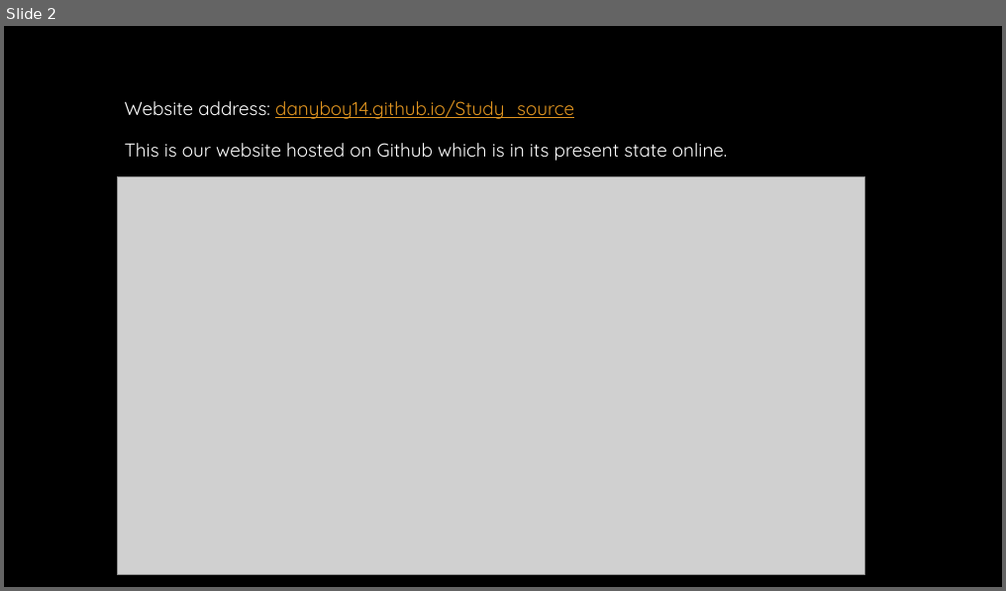
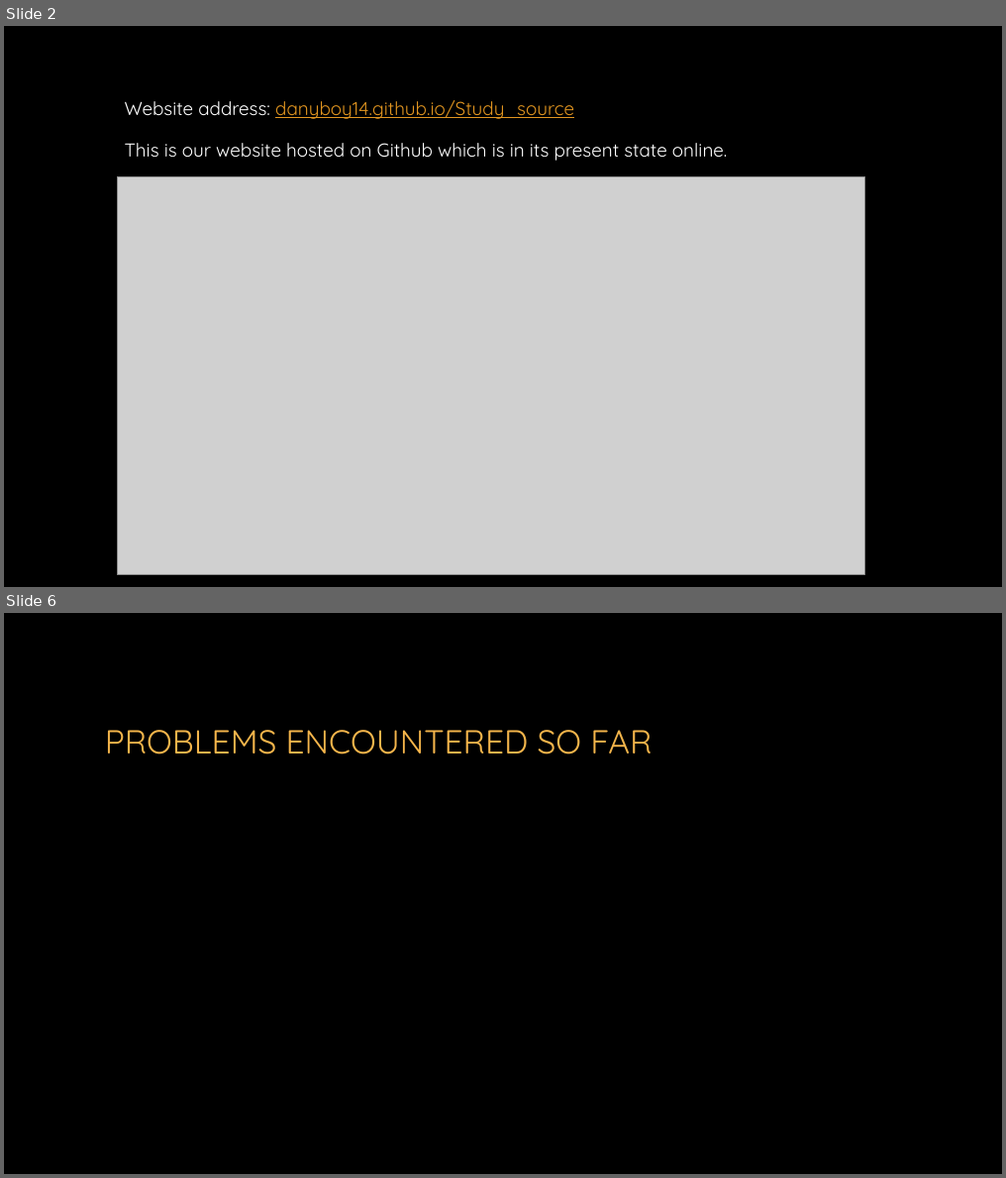
Before and after one commit to Danyboy14/Study_source, a slide deck: Study Source presentation.pptx. Shown one above the other, each under a label of ours: slide 2 before the commit, slides 2 and 6 after it; the slides between them are not shown. The pictures are 1006x591 and 1006x1178 pixels, drawn with LibreOffice and Linux fonts; fonts in the diff are those of the drawing; grey boxes stand for pictures; background and template pictures are left out. Boxes give left, top, right and bottom in pixels: in the first picture for what was removed or moved away, otherwise in the second. Text is boxed around its words. In the diff, an @@ line names an element or a change of style, - is before the commit and + after.

```diff
--- a/Study Source presentation.pptx
+++ b/Study Source presentation.pptx
@@ slide 6 added at [4,613,1002,1174], background picture (left out) @@
@@ title added at [105,730,651,755], 32 pt, text #F4B54B @@
+PROBLEMS ENCOUNTERED SO FAR
```
Also in this commit, not shown: 4 other slides added, 1 slide removed.
